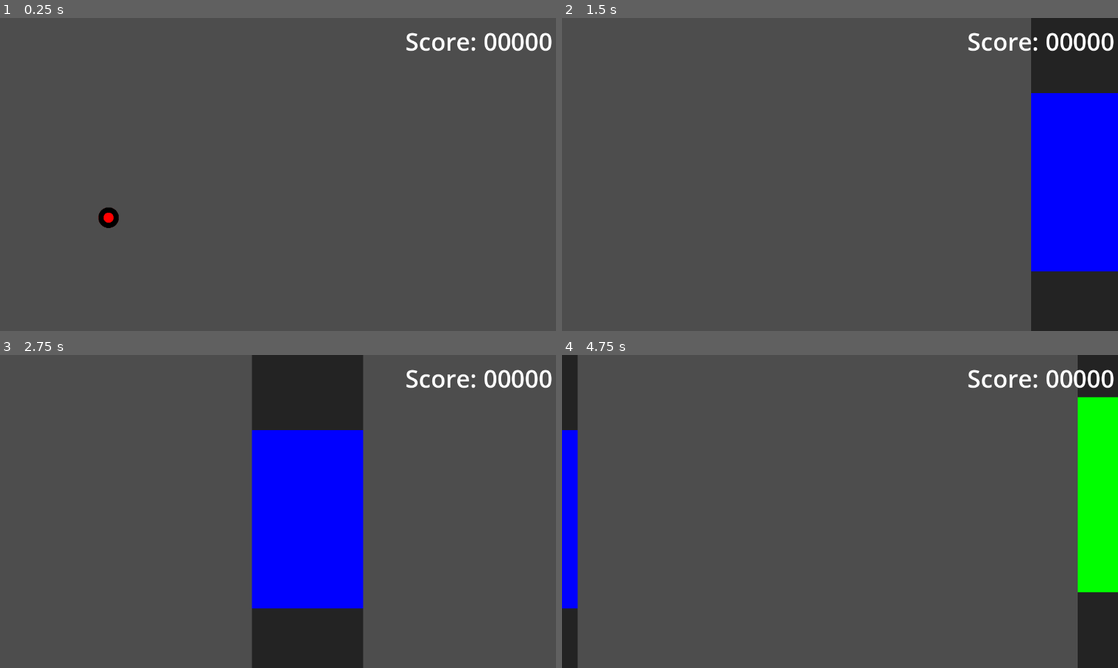
Above: before the commit, frames 1-4 (two rows, left to right).
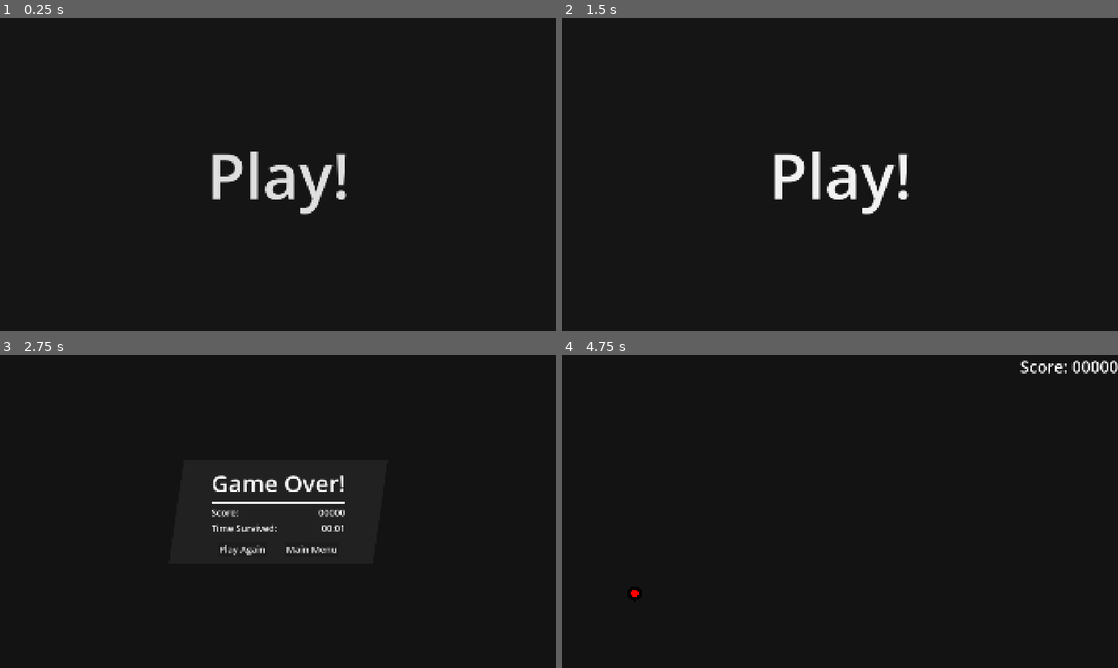
Above: after the commit, the same moments.

Repository: velix2/rgb-jump-remastered
Game: Godot game, scene res://Scenes/menu.tscn
Same seed, same stepped clock (60 frames per second), same inputs: the game is played once before the commit and once after it. Before the commit the project starts from res://Scenes/main.tscn.
Inputs (mouse positions are in pixels of both pictures, inside the frame that each line leads up to):
- Up to frame 1 (0.25 s): no input
- Up to frame 2 (1.5 s): click (840, 174) at 0.5 s, where only the run after the commit has a clickable "Play!"; click (873, 212) at 1.25 s, where only the run after the commit has a clickable "Main Menu"
- Up to frame 3 (2.75 s): click (278, 511) at 2 s, where only the run after the commit has a clickable "Play!"
- Up to frame 4 (4.75 s): click (806, 549) at 2.75 s, where only the run after the commit has a clickable "Play Again"; click (806, 549) at 3.5 s, where only the run after the commit has a clickable "Play Again"; click (806, 549) at 4.25 s, where only the run after the commit has a clickable "Play Again"

The runs differ from the first frame. In frame 1, 100% of the frame differs, in the area x 0-100%, y 0-100%; in frame 2, 94%; in frame 3, 91%; in frame 4, 96%.

Commit message:
First Playable Version

Diff:
--- /dev/null
+++ b/Scenes/game_over_panel.tscn
@@ -0,0 +1,129 @@
+[gd_scene load_steps=7 format=3 uid="uid://ce81uwmd0e3qc"]
+
+[ext_resource type="Script" uid="uid://b0fyavra3xo6h" path="res://Scripts/ScoreValue.gd" id="1_d7ayl"]
+[ext_resource type="Script" uid="uid://imjm1s0o4p1h" path="res://Scripts/TimeValue.gd" id="2_ftpgu"]
+[ext_resource type="Script" uid="uid://ch1mk2twjdwqi" path="res://Scripts/PlayAgainButton.gd" id="3_wakbs"]
+[ext_resource type="Script" uid="uid://bgugseeht2kc7" path="res://Scripts/ChangeSceneButton.gd" id="4_0f3ue"]
+
+[sub_resource type="StyleBoxFlat" id="StyleBoxFlat_ihaks"]
+bg_color = Color(0.129559, 0.129558, 0.129558, 1)
+skew = Vector2(0.145, 0)
+
+[sub_resource type="StyleBoxLine" id="StyleBoxLine_ihaks"]
+color = Color(1, 1, 1, 1)
+grow_begin = 0.0
+grow_end = 0.0
+thickness = 2
+
+[node name="Control" type="Control"]
+visible = false
+layout_mode = 3
+anchors_preset = 8
+anchor_left = 0.5
+anchor_top = 0.5
+anchor_right = 0.5
+anchor_bottom = 0.5
+grow_horizontal = 2
+grow_vertical = 2
+
+[node name="Panel" type="Panel" parent="."]
+layout_mode = 1
+anchors_preset = 8
+anchor_left = 0.5
+anchor_top = 0.5
+anchor_right = 0.5
+anchor_bottom = 0.5
+offset_left = -352.0
+offset_top = -179.0
+offset_right = 352.0
+offset_bottom = 179.0
+grow_horizontal = 2
+grow_vertical = 2
+theme_override_styles/panel = SubResource("StyleBoxFlat_ihaks")
+
+[node name="GameOverPanel" type="VBoxContainer" parent="Panel"]
+layout_mode = 1
+anchors_preset = 8
+anchor_left = 0.5
+anchor_top = 0.5
+anchor_right = 0.5
+anchor_bottom = 0.5
+offset_left = -231.0
+offset_top = -137.0
+offset_right = 231.0
+offset_bottom = 137.0
+grow_horizontal = 2
+grow_vertical = 2
+size_flags_horizontal = 4
+theme_override_constants/separation = 10
+alignment = 1
+
+[node name="Title" type="Label" parent="Panel/GameOverPanel"]
+layout_mode = 2
+theme_override_font_sizes/font_size = 81
+text = "Game Over!"
+horizontal_alignment = 1
+
+[node name="HSeparator" type="HSeparator" parent="Panel/GameOverPanel"]
+layout_mode = 2
+theme_override_styles/separator = SubResource("StyleBoxLine_ihaks")
+
+[node name="ScoreLine" type="HBoxContainer" parent="Panel/GameOverPanel"]
+layout_mode = 2
+
+[node name="ScoreText" type="Label" parent="Panel/GameOverPanel/ScoreLine"]
+layout_mode = 2
+size_flags_horizontal = 3
+theme_override_font_sizes/font_size = 32
+text = "Score:"
+vertical_alignment = 1
+
+[node name="ScoreValue" type="Label" parent="Panel/GameOverPanel/ScoreLine"]
+layout_mode = 2
+theme_override_font_sizes/font_size = 32
+text = "%05d"
+script = ExtResource("1_d7ayl")
+
+[node name="TimeLine" type="HBoxContainer" parent="Panel/GameOverPanel"]
+layout_mode = 2
+
+[node name="TimeText" type="Label" parent="Panel/GameOverPanel/TimeLine"]
+layout_mode = 2
+size_flags_horizontal = 3
+theme_override_font_sizes/font_size = 32
+text = "Time Survived:"
+vertical_alignment = 1
+
+[node name="TimeValue" type="Label" parent="Panel/GameOverPanel/TimeLine"]
+layout_mode = 2
+theme_override_font_sizes/font_size = 32
+text = "%02d:%02d"
+script = ExtResource("2_ftpgu")
+
+[node name="HSeparator2" type="HSeparator" parent="Panel/GameOverPanel"]
+layout_mode = 2
+theme_override_styles/separator = SubResource("StyleBoxLine_ihaks")
+
+[node name="ButtonLine" type="HBoxContainer" parent="Panel/GameOverPanel"]
+layout_mode = 2
+theme_override_constants/separation = 64
+alignment = 1
+
+[node name="PlayAgainButton" type="Button" parent="Panel/GameOverPanel/ButtonLine"]
+layout_mode = 2
+theme_override_font_sizes/font_size = 32
+text = "Play Again"
+script = ExtResource("3_wakbs")
+
+[node name="MenuButton" type="Button" parent="Panel/GameOverPanel/ButtonLine"]
+layout_mode = 2
+theme_override_font_sizes/font_size = 32
+text = "Main Menu
+"
+script = ExtResource("4_0f3ue")
+scene_to_load_path = "res://Scenes/menu.tscn"
+
+[connection signal="visibility_changed" from="Panel/GameOverPanel/ScoreLine/ScoreValue" to="Panel/GameOverPanel/ScoreLine/ScoreValue" method="_on_visibility_changed"]
+[connection signal="visibility_changed" from="Panel/GameOverPanel/TimeLine/TimeValue" to="Panel/GameOverPanel/TimeLine/TimeValue" method="_on_visibility_changed"]
+[connection signal="pressed" from="Panel/GameOverPanel/ButtonLine/PlayAgainButton" to="Panel/GameOverPanel/ButtonLine/PlayAgainButton" method="_on_pressed"]
+[connection signal="pressed" from="Panel/GameOverPanel/ButtonLine/MenuButton" to="Panel/GameOverPanel/ButtonLine/MenuButton" method="_on_pressed"]
--- a/Scenes/main.tscn
+++ b/Scenes/main.tscn
@@ -1,29 +1,43 @@
-[gd_scene load_steps=5 format=3 uid="uid://pb1hp8l4oi4o"]
+[gd_scene load_steps=8 format=3 uid="uid://pb1hp8l4oi4o"]
 
 [ext_resource type="Script" uid="uid://dkoex5utmjyov" path="res://Scripts/Main.gd" id="1_6i4rv"]
 [ext_resource type="PackedScene" uid="uid://cbeoup3mi4vwt" path="res://Scenes/player.tscn" id="1_6lt1q"]
 [ext_resource type="PackedScene" uid="uid://c0xpak1eiss0i" path="res://Scenes/moving_wall.tscn" id="3_3lq6p"]
 [ext_resource type="Script" uid="uid://dkduaa2pdde0f" path="res://Scripts/ScoreLabel.gd" id="4_jjvhh"]
+[ext_resource type="PackedScene" uid="uid://ce81uwmd0e3qc" path="res://Scenes/game_over_panel.tscn" id="5_kry3j"]
+[ext_resource type="Script" uid="uid://cq5rfx7umlela" path="res://Scripts/GameOverPanel.gd" id="6_21xkr"]
+
+[sub_resource type="Environment" id="Environment_jjvhh"]
+background_mode = 3
+tonemap_mode = 2
+glow_enabled = true
+glow_intensity = 0.69
+glow_strength = 0.88
+glow_bloom = 0.03
+glow_blend_mode = 0
 
 [node name="Main" type="Node2D"]
 script = ExtResource("1_6i4rv")
 wall_scene = ExtResource("3_3lq6p")
 
 [node name="Player" parent="." instance=ExtResource("1_6lt1q")]
-position = Vector2(250, 360)
+position = Vector2(250, 540)
 
 [node name="WallTimer" type="Timer" parent="."]
 autostart = true
 
-[node name="ScoreLabel" type="Label" parent="."]
+[node name="WorldEnvironment" type="WorldEnvironment" parent="."]
+environment = SubResource("Environment_jjvhh")
+
+[node name="CanvasLayer" type="CanvasLayer" parent="."]
+
+[node name="ScoreLabel" type="Label" parent="CanvasLayer"]
 z_index = 100
 anchors_preset = 1
 anchor_left = 1.0
 anchor_right = 1.0
-offset_left = 1060.0
-offset_top = 15.0
-offset_right = 1272.0
-offset_bottom = 92.0
+offset_left = -327.0
+offset_bottom = 77.0
 grow_horizontal = 0
 size_flags_horizontal = 8
 size_flags_vertical = 0
@@ -32,4 +46,11 @@
 horizontal_alignment = 2
 script = ExtResource("4_jjvhh")
 
+[node name="GameOverPanel" parent="CanvasLayer" instance=ExtResource("5_kry3j")]
+size_flags_horizontal = 4
+size_flags_vertical = 4
+script = ExtResource("6_21xkr")
+
+[connection signal="player_died" from="Player" to="CanvasLayer/ScoreLabel" method="_on_player_player_died"]
+[connection signal="player_died" from="Player" to="CanvasLayer/GameOverPanel" method="_on_player_player_died"]
 [connection signal="timeout" from="WallTimer" to="." method="_on_wall_timer_timeout"]
--- /dev/null
+++ b/Scenes/menu.tscn
@@ -0,0 +1,34 @@
+[gd_scene load_steps=2 format=3 uid="uid://qrqvh48lkvaw"]
+
+[ext_resource type="Script" uid="uid://bgugseeht2kc7" path="res://Scripts/ChangeSceneButton.gd" id="1_1rerr"]
+
+[node name="Menu" type="Control"]
+layout_mode = 3
+anchors_preset = 8
+anchor_left = 0.5
+anchor_top = 0.5
+anchor_right = 0.5
+anchor_bottom = 0.5
+grow_horizontal = 2
+grow_vertical = 2
+
+[node name="Button" type="Button" parent="."]
+layout_mode = 1
+anchors_preset = 8
+anchor_left = 0.5
+anchor_top = 0.5
+anchor_right = 0.5
+anchor_bottom = 0.5
+offset_left = -22.5
+offset_top = -15.5
+offset_right = 22.5
+offset_bottom = 15.5
+grow_horizontal = 2
+grow_vertical = 2
+theme_override_font_sizes/font_size = 216
+text = "Play!"
+flat = true
+script = ExtResource("1_1rerr")
+scene_to_load_path = "res://Scenes/main.tscn"
+
+[connection signal="pressed" from="Button" to="Button" method="_on_pressed"]
--- a/Scenes/player.tscn
+++ b/Scenes/player.tscn
@@ -8,8 +8,8 @@
 
 [sub_resource type="GradientTexture2D" id="GradientTexture2D_pskca"]
 gradient = SubResource("Gradient_jkjl7")
-width = 96
-height = 96
+width = 512
+height = 512
 fill = 1
 fill_from = Vector2(0.5, 0.5)
 fill_to = Vector2(1, 0.5)
@@ -20,14 +20,14 @@
 
 [sub_resource type="GradientTexture2D" id="GradientTexture2D_wqird"]
 gradient = SubResource("Gradient_oweat")
-width = 48
-height = 48
+width = 256
+height = 256
 fill = 1
 fill_from = Vector2(0.5, 0.5)
 fill_to = Vector2(1, 0.5)
 
 [sub_resource type="CircleShape2D" id="CircleShape2D_6lp34"]
-radius = 36.4006
+radius = 44.0
 
 [node name="Player" type="RigidBody2D" groups=["player"]]
 gravity_scale = 3.5
@@ -35,12 +35,14 @@
 jump_strength = 1000.0
 
 [node name="BackgroundTexture" type="Sprite2D" parent="."]
-scale = Vector2(0.5, 0.5)
+modulate = Color(0, 0, 0, 1)
+self_modulate = Color(0, 0, 0, 1)
+scale = Vector2(0.1, 0.1)
 texture = SubResource("GradientTexture2D_pskca")
 
 [node name="CurrentColorTexture" type="Sprite2D" parent="."]
 z_index = 1
-scale = Vector2(0.5, 0.5)
+scale = Vector2(0.1, 0.1)
 texture = SubResource("GradientTexture2D_wqird")
 
 [node name="CollisionShape2D" type="CollisionShape2D" parent="." groups=["wall"]]
--- /dev/null
+++ b/Scripts/ChangeSceneButton.gd
@@ -0,0 +1,6 @@
+extends Button
+
+@export var scene_to_load_path: String
+
+func _on_pressed() -> void:
+	get_tree().change_scene_to_file(scene_to_load_path)
--- /dev/null
+++ b/Scripts/GameOverPanel.gd
@@ -0,0 +1,4 @@
+extends Control
+
+func _on_player_player_died() -> void:
+	visible = true
--- a/Scripts/Main.gd
+++ b/Scripts/Main.gd
@@ -1,13 +1,13 @@
 extends Node2D
 
 @export var wall_scene: PackedScene
-@export var top_bottom_padding: float = 100
+@export var top_bottom_padding: float = 200
 
 func spawn_wall() -> void:
 	var wall: Node2D = wall_scene.instantiate()
 	wall.position.x = get_viewport_rect().size.x * 1.1
 	wall.position.y = randf_range(top_bottom_padding, get_viewport_rect().size.y - top_bottom_padding)
-	wall.scale.y = randf_range(0.6, 1.25)
+	wall.scale.y = randf_range(0.75, 1.875)
 	wall.set_pass_color(randi() % 3)
 
 	add_child(wall)
@@ -17,3 +17,6 @@
 	# Reset the timer with random time
 	$WallTimer.wait_time = randf_range(3, 6)
 	$WallTimer.start()
+
+func _init() -> void:
+	TimeManager.reset_start_time()
--- /dev/null
+++ b/Scripts/PlayAgainButton.gd
@@ -0,0 +1,4 @@
+extends Button
+
+func _on_pressed() -> void:
+	get_tree().reload_current_scene()
--- a/Scripts/Player.gd
+++ b/Scripts/Player.gd
@@ -33,7 +33,7 @@
 	passed_screen_borders()
 
 func update_color_display() -> void:
-	modulate = player_colors[current_color]
+	$CurrentColorTexture.modulate = player_colors[current_color]
 
 func jump() -> void:
 	linear_velocity = Vector2.ZERO
--- a/Scripts/ScoreLabel.gd
+++ b/Scripts/ScoreLabel.gd
@@ -12,3 +12,7 @@
 
 func update_text(score: int):
 	text = base_string % score
+
+
+func _on_player_player_died() -> void:
+	visible = false
--- a/Scripts/ScoreManager.gd
+++ b/Scripts/ScoreManager.gd
@@ -2,8 +2,8 @@
 
 signal score_changed(new_score: int)
 
-var _score: int = 0
+var score: int = 0
 
 func add_score(added_score: int) -> void:
-	_score += added_score
-	score_changed.emit(_score)
+	score += added_score
+	score_changed.emit(score)
--- /dev/null
+++ b/Scripts/ScoreValue.gd
@@ -0,0 +1,32 @@
+extends Label
+
+@export var score_increase_per_sec: int = 5
+var score_current: int = 0
+var score_target: int
+
+var animate_score: bool = false
+
+@onready var base_text: String = text
+
+func _on_visibility_changed() -> void:
+	if not visible:
+		return
+	animate_score = true
+	score_target = ScoreManager.score
+	update_text_display()
+
+func _process(delta: float) -> void:
+	if not animate_score:
+		return
+	var anim_speed = delta * 0.01 * (score_target - score_current) * score_increase_per_sec
+	score_current = min(score_current + ceil(anim_speed), score_target)
+	update_text_display()
+
+	animate_score = score_current != score_target
+
+func update_text_display() -> void:
+	text = base_text % score_current
+
+
+func _on_time_value_visibility_changed() -> void:
+	pass # Replace with function body.
--- /dev/null
+++ b/Scripts/TimeManager.gd
@@ -0,0 +1,12 @@
+extends Node
+
+var start_time: float
+
+func reset_start_time() -> void:
+	start_time = Time.get_unix_time_from_system()
+
+func get_time_interval_since_start_unix(timestamp_unix: float) -> float:
+	return timestamp_unix - start_time
+
+func get_playtime_unix() -> float:
+	return get_time_interval_since_start_unix(Time.get_unix_time_from_system())
--- /dev/null
+++ b/Scripts/TimeValue.gd
@@ -0,0 +1,30 @@
+extends Label
+
+@export var time_increase_per_sec: int = 1
+var time_current: float = 0
+var time_target: float
+
+var animate_time: bool = false
+
+@onready var base_text: String = text
+
+func _on_visibility_changed() -> void:
+	if not visible:
+		return
+	animate_time = true
+	time_target = TimeManager.get_playtime_unix()
+	print(time_target)
+	update_text_display()
+
+func _process(delta: float) -> void:
+	if not animate_time:
+		return
+	var anim_speed = delta * 0.01 * (time_target - time_current) * time_increase_per_sec
+	time_current = min(time_current + ceil(anim_speed), time_target)
+	update_text_display()
+
+	animate_time = ceil(time_current) < ceil(time_target)
+
+func update_text_display() -> void:
+	var time_dict = Time.get_datetime_dict_from_unix_time(ceil(time_current))
+	text = base_text % [time_dict.minute, time_dict.second]
--- a/project.godot
+++ b/project.godot
@@ -11,19 +11,20 @@
 [application]
 
 config/name="RGB Jump Remastered"
-run/main_scene="res://Scenes/main.tscn"
+run/main_scene="uid://qrqvh48lkvaw"
 config/features=PackedStringArray("4.4", "Forward Plus")
 config/icon="res://icon.svg"
 
 [autoload]
 
 ScoreManager="*res://Scripts/ScoreManager.gd"
+TimeManager="*res://Scripts/TimeManager.gd"
 
 [display]
 
-window/size/viewport_width=1280
-window/size/viewport_height=720
-window/stretch/mode="viewport"
+window/size/viewport_width=1920
+window/size/viewport_height=1080
+window/stretch/mode="canvas_items"
 
 [dotnet]
 
@@ -47,3 +48,7 @@
 , Object(InputEventKey,"resource_local_to_scene":false,"resource_name":"","device":-1,"window_id":0,"alt_pressed":false …(186 unchanged characters)…
 ]
 }
+
+[rendering]
+
+environment/defaults/default_clear_color=Color(0.0807833, 0.0807834, 0.0807833, 1)
Not shown, added: Scripts/ChangeSceneButton.gd.uid
Not shown, added: Scripts/GameOverPanel.gd.uid
Not shown, added: Scripts/PlayAgainButton.gd.uid
Not shown, added: Scripts/ScoreValue.gd.uid
Not shown, added: Scripts/TimeManager.gd.uid
Not shown, added: Scripts/TimeValue.gd.uid
